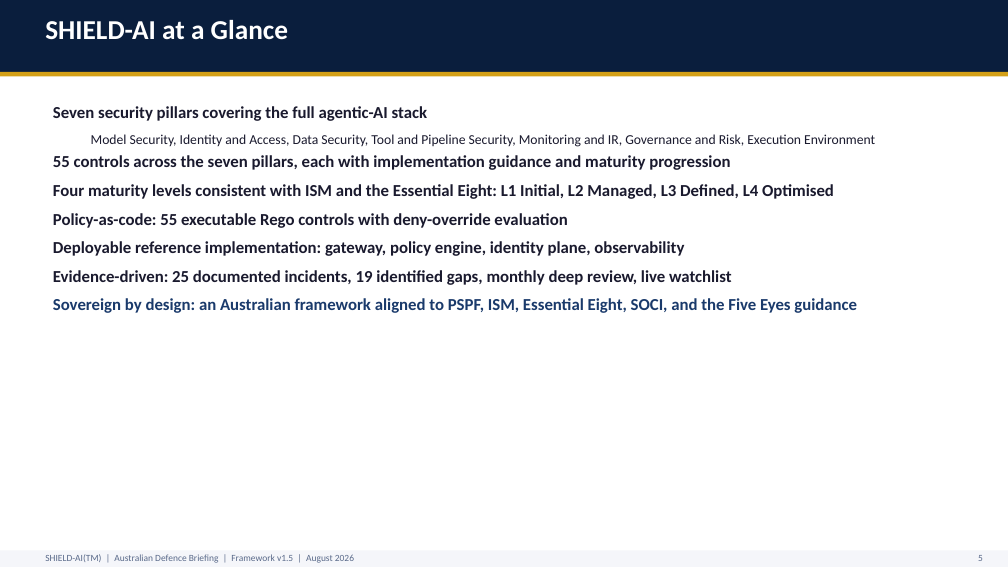
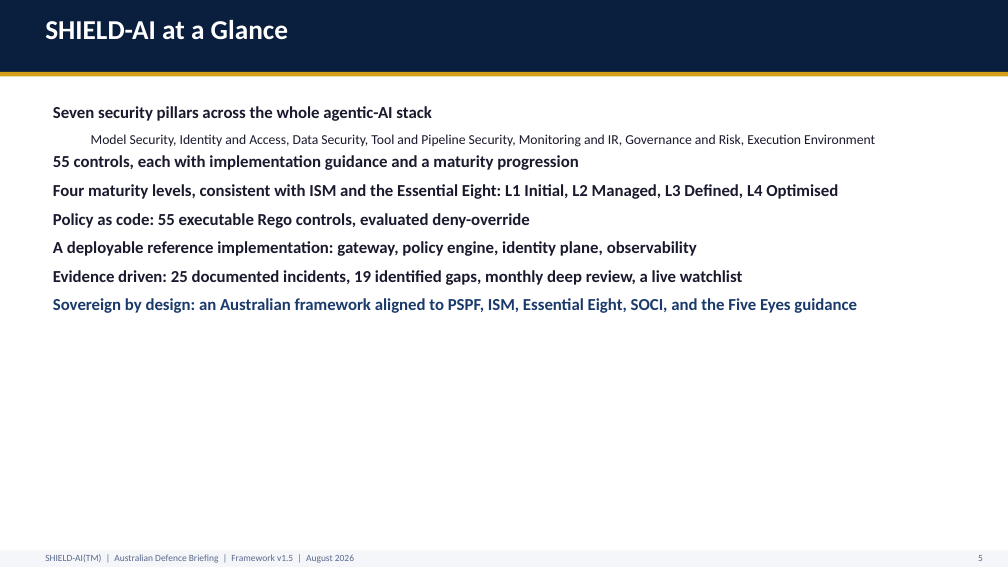
Before and after one commit to monch1962/shield-ai, a slide deck: slide 6 of presentations/shield-ai-deck-defence/shield-ai-deck-defence.pptx. Drawn at 1008x567 pixels with LibreOffice and Linux fonts; fonts in the diff are those of the drawing. Boxes give left, top, right and bottom in pixels: in the first picture for what was removed or moved away, otherwise in the second. Text is boxed around its words. In the diff, an @@ line names an element or a change of style, - is before the commit and + after.

```diff
--- a/presentations/shield-ai-deck-defence/shield-ai-deck-defence.pptx
+++ b/presentations/shield-ai-deck-defence/shield-ai-deck-defence.pptx
@@ text at box(53, 106, 431, 121): text changed @@
-Seven security pillars covering the full agentic-AI stack
+Seven security pillars across the whole agentic-AI stack
@@ text at box(53, 155, 838, 285): text changed @@
-55 controls across the seven pillars, each with implementation guidance and maturity progression
-Four maturity levels consistent with ISM and the Essential Eight: L1 Initial, L2 Managed, L3 Defined, L4 Optimised
-Policy-as-code: 55 executable Rego controls with deny-override evaluation
-Deployable reference implementation: gateway, policy engine, identity plane, observability
-Evidence-driven: 25 documented incidents, 19 identified gaps, monthly deep review, live watchlist
+55 controls, each with implementation guidance and a maturity progression
+Four maturity levels, consistent with ISM and the Essential Eight: L1 Initial, L2 Managed, L3 Defined, L4 Optimised
+Policy as code: 55 executable Rego controls, evaluated deny-override
+A deployable reference implementation: gateway, policy engine, identity plane, observability
+Evidence driven: 25 documented incidents, 19 identified gaps, monthly deep review, a live watchlist
```
Also in this commit, not shown: 21 other slides changed.
